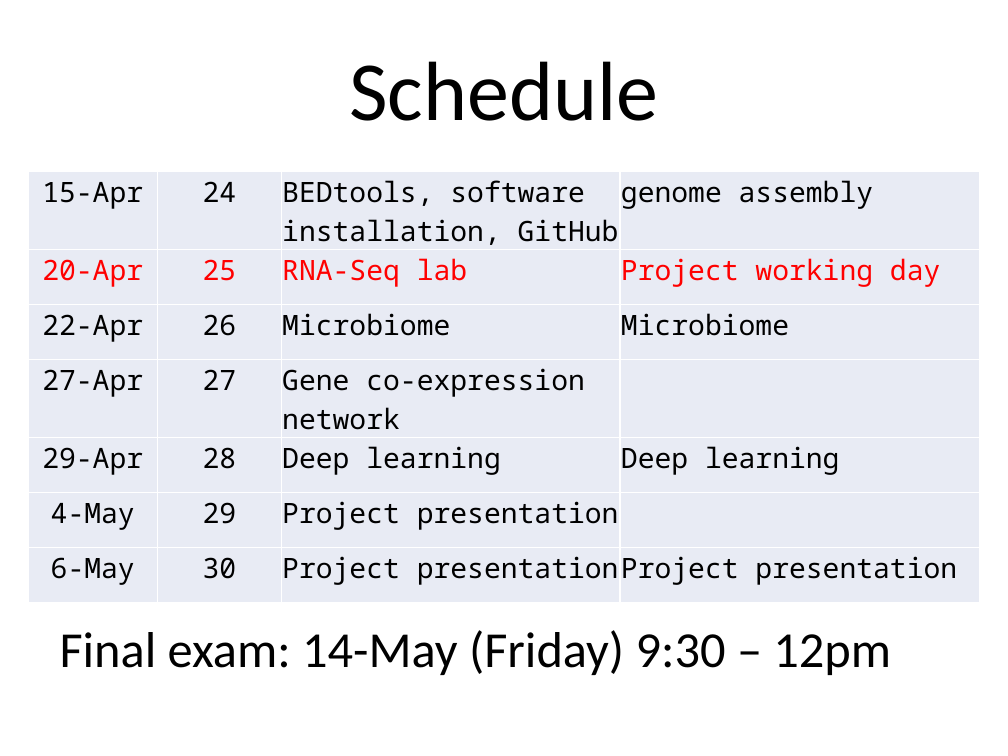
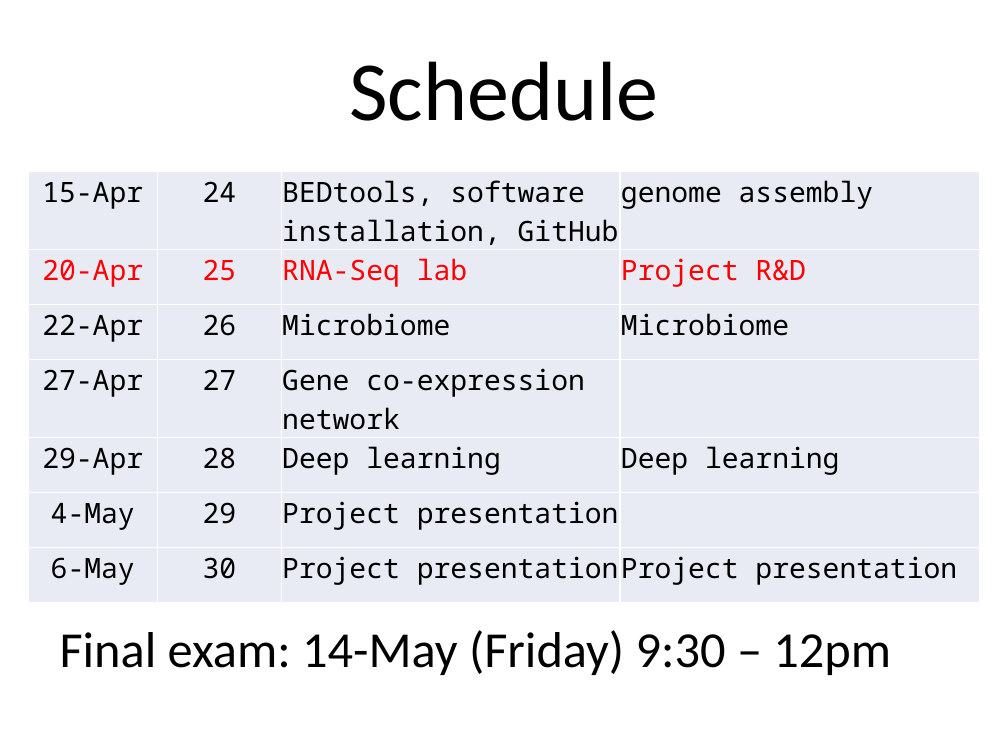
Before and after one commit to liu3zhenlab/teaching, a slide deck: slide 1 of PLPTH813Bioinformatis/2021/lectures/lecture_schedule.pptx. Drawn at 1008x756 pixels with LibreOffice and Linux fonts; fonts in the diff are those of the drawing. Boxes give left, top, right and bottom in pixels: in the first picture for what was removed or moved away, otherwise in the second. Text is boxed around its words. In the diff, an @@ line names an element or a change of style, - is before the commit and + after.

```diff
--- a/PLPTH813Bioinformatis/2021/lectures/lecture_schedule.pptx
+++ b/PLPTH813Bioinformatis/2021/lectures/lecture_schedule.pptx
@@ table at (x1=28, y1=171, x2=981, y2=589) @@
-row 2, column 4: Project working day
+row 2, column 4: Project R&D
```
Also in this commit, not shown: 2 other files.
